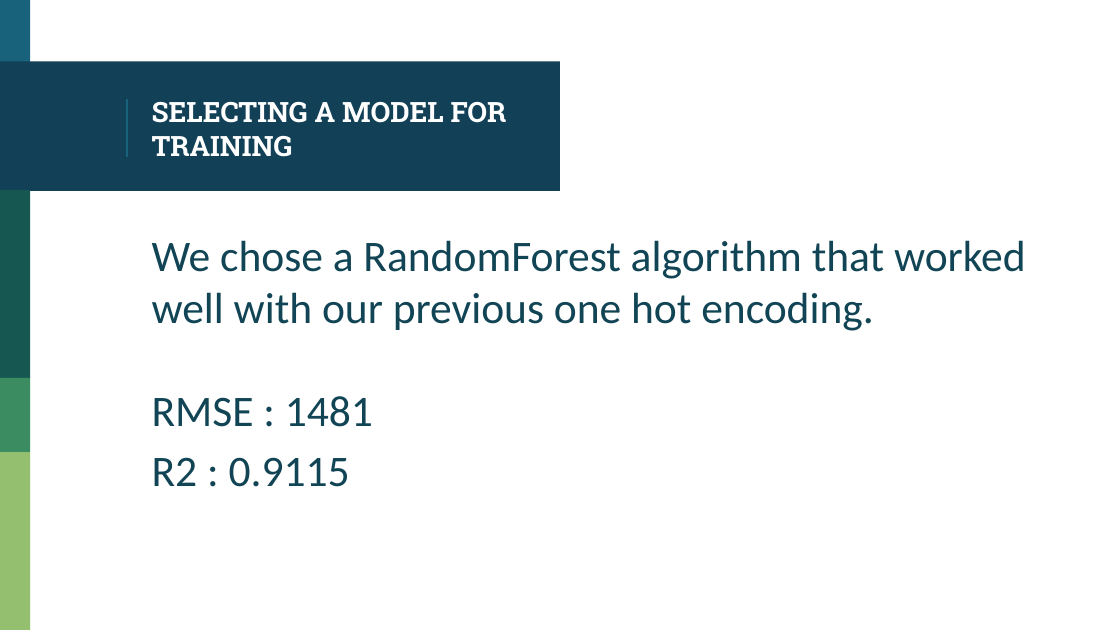
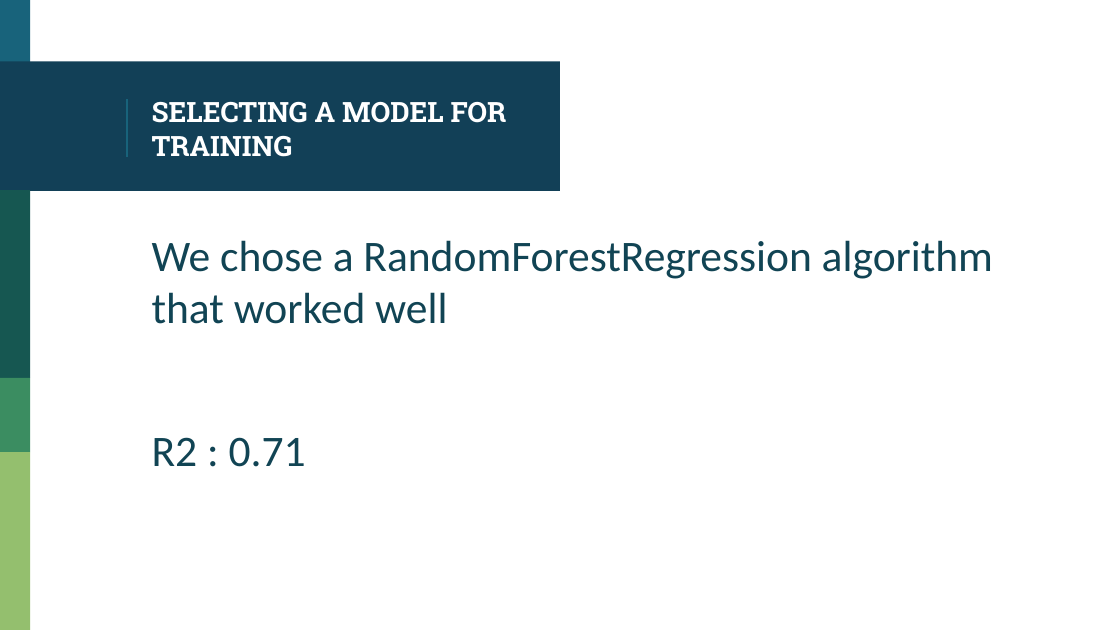
Before and after one commit to nadar93/IMC-DataScience, a slide deck: slide 13 of presentation.pptx. Drawn at 1120x630 pixels with LibreOffice and Linux fonts; fonts in the diff are those of the drawing. Boxes give left, top, right and bottom in pixels: in the first picture for what was removed or moved away, otherwise in the second. Text is boxed around its words. In the diff, an @@ line names an element or a change of style, - is before the commit and + after.

Commit message:
model update

```diff
--- a/presentation.pptx
+++ b/presentation.pptx
@@ text at <box>152,240,993,467</box>: text changed @@
-We chose a RandomForest algorithm that worked well with our previous one hot encoding.
-RMSE : 1481
-R2 : 0.9115
+We chose a RandomForestRegression algorithm that worked well
+R2 : 0.71
```
Also in this commit, not shown: 1 other slide changed, 1 slide added, 1 slide removed, 3 other files.
